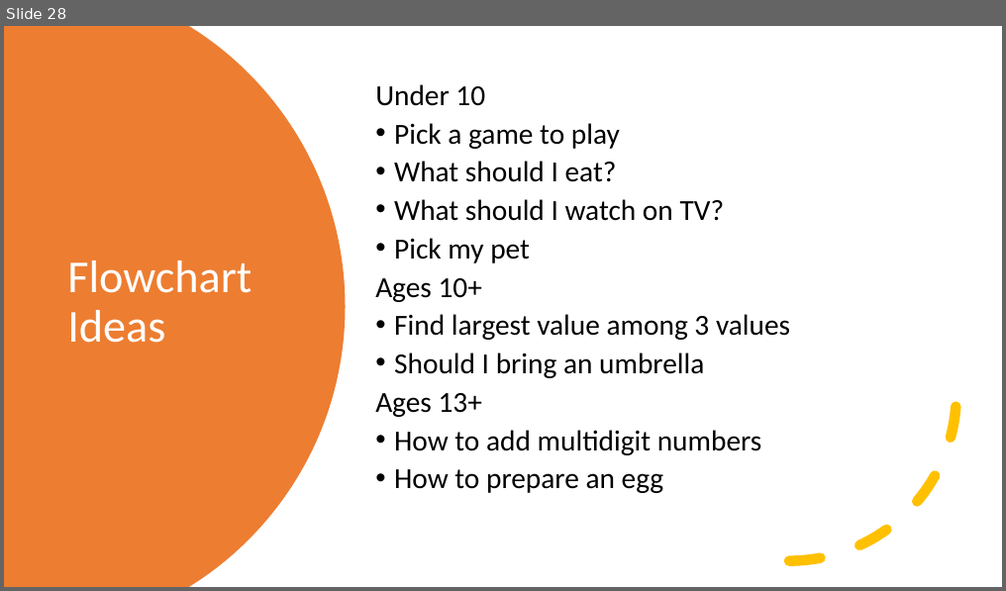
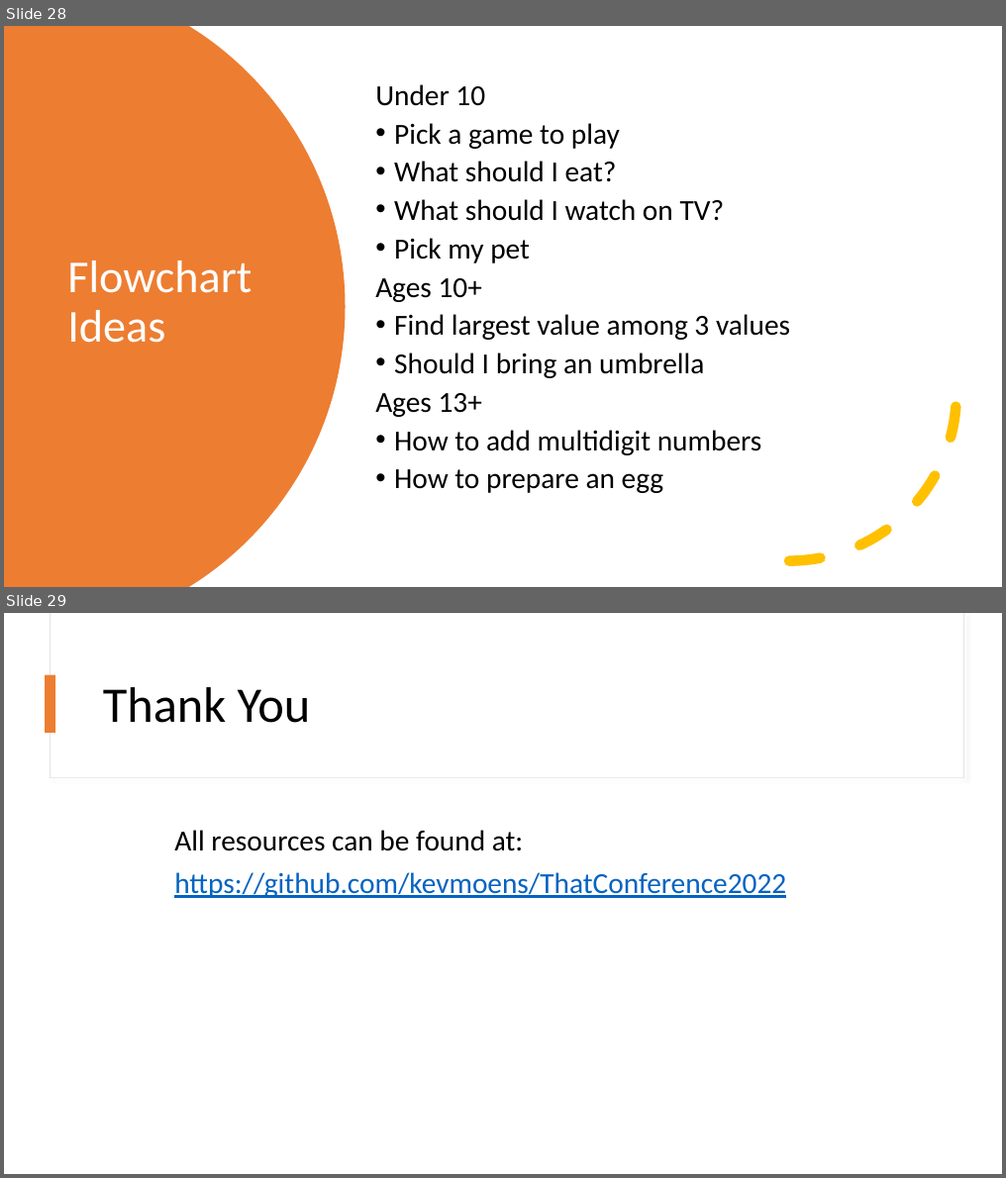
Before and after one commit to kevmoens/ThatConference2022, a slide deck: ThatConference2022.pptx. Shown one above the other, each under a label of ours: slide 28 before the commit, slides 28 and 29 after it. The pictures are 1006x591 and 1006x1178 pixels, drawn with LibreOffice and Linux fonts; fonts in the diff are those of the drawing. Boxes give left, top, right and bottom in pixels: in the first picture for what was removed or moved away, otherwise in the second. Text is boxed around its words. In the diff, an @@ line names an element or a change of style, - is before the commit and + after.

```diff
--- a/ThatConference2022.pptx
+++ b/ThatConference2022.pptx
@@ slide 29 added at <box>4,613,1002,1174</box>, background #FFFFFF @@
@@ rectangle added at <box>50,613,963,778</box>, fill #FFFFFF, outline #E1E1E1 0.75 pt @@
@@ rectangle added at <box>51,613,963,777</box>, fill #FFFFFF @@
@@ rectangle added at <box>46,675,55,733</box>, fill #ED7D31 @@
@@ title added at <box>103,687,311,723</box>, 48 pt, text #000000 @@
+Thank You
@@ text added at <box>174,830,786,898</box>, 28 pt, text #0563C1, underline @@
+All resources can be found at:
+https://github.com/kevmoens/ThatConference2022
```
Also in this commit, not shown: 2 slides changed.
